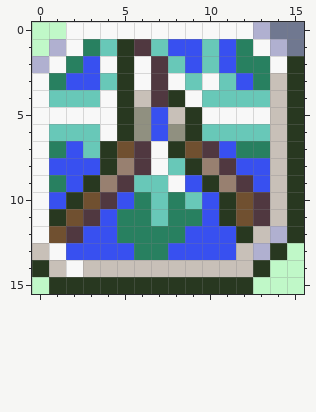
Pixel-art sprite -- Engine Hacks/SkillSystem/SkillIcons/FairFight.png. The picture above is the old version.
The file is 16x16 pixels.
After:
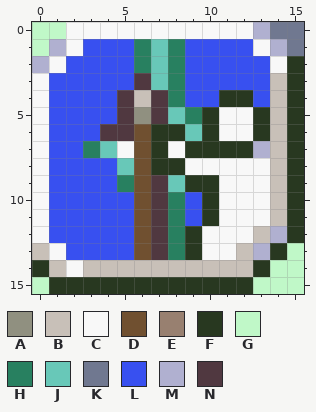
Palette (. is transparent): A #909080  B #c8c0b8  C #f8f8f8  D #705030  E #988070  F #283820  G #c0f8c8  H #288060  J #68c8b8  K #707890  L #3850f0  M #b0b0d0  N #503840
Changes in this commit:
{"y":1,"x":3,"old":"HJFN","new":"LLLH"}
{"y":1,"x":8,"old":"L","new":"H"}
{"y":1,"x":10,"old":"J","new":"L"}
{"y":1,"x":12,"old":"H","new":"L"}
{"y":2,"x":2,"old":"H","new":"L"}
{"y":2,"x":4,"old":"CFCNJ","new":"LLHJH"}
{"y":2,"x":10,"old":"J","new":"L"}
{"y":2,"x":12,"old":"HH","new":"LL"}
{"y":3,"x":1,"old":"H","new":"L"}
{"y":3,"x":4,"old":"JFCNCJCJ","new":"LLNJHLLL"}
{"y":3,"x":13,"old":"H","new":"L"}
{"y":4,"x":1,"old":"JJJCF","new":"LLLLN"}
{"y":4,"x":8,"old":"FCJJJJ","new":"HLLFFL"}
{"y":5,"x":1,"old":"CCCCF","new":"LLLLN"}
{"y":5,"x":7,"old":"LBFC","new":"NJHF"}
{"y":5,"x":13,"old":"C","new":"F"}
{"y":6,"x":1,"old":"JJJCFALAFJJJJ","new":"LLLNNDFFJFCCF"}
{"y":7,"x":1,"old":"H","new":"L"}
{"y":7,"x":3,"old":"JFDNCFDNLHH","new":"HJCDFCFFFFM"}
{"y":8,"x":4,"old":"FENCJFENLL","new":"LJDFFCCCCC"}
{"y":9,"x":1,"old":"H","new":"L"}
{"y":9,"x":3,"old":"FENJJCL","new":"LLHDNJF"}
{"y":9,"x":11,"old":"ENL","new":"CCC"}
{"y":10,"x":2,"old":"FDN","new":"LLL"}
{"y":10,"x":6,"old":"HJ","new":"DN"}
{"y":10,"x":9,"old":"JLFDN","new":"LFCCC"}
{"y":11,"x":1,"old":"FDN","new":"LLL"}
{"y":11,"x":5,"old":"HHJ","new":"LDN"}
{"y":11,"x":9,"old":"HLFDN","new":"LFCCC"}
{"y":12,"x":1,"old":"DN","new":"LL"}
{"y":12,"x":5,"old":"HHH","new":"LDN"}
{"y":12,"x":9,"old":"LLLF","new":"FCCC"}
{"y":13,"x":6,"old":"HHLLLL","new":"DNHFCC"}
{"label":"changed","picture_box":[49,39,270,260]}
